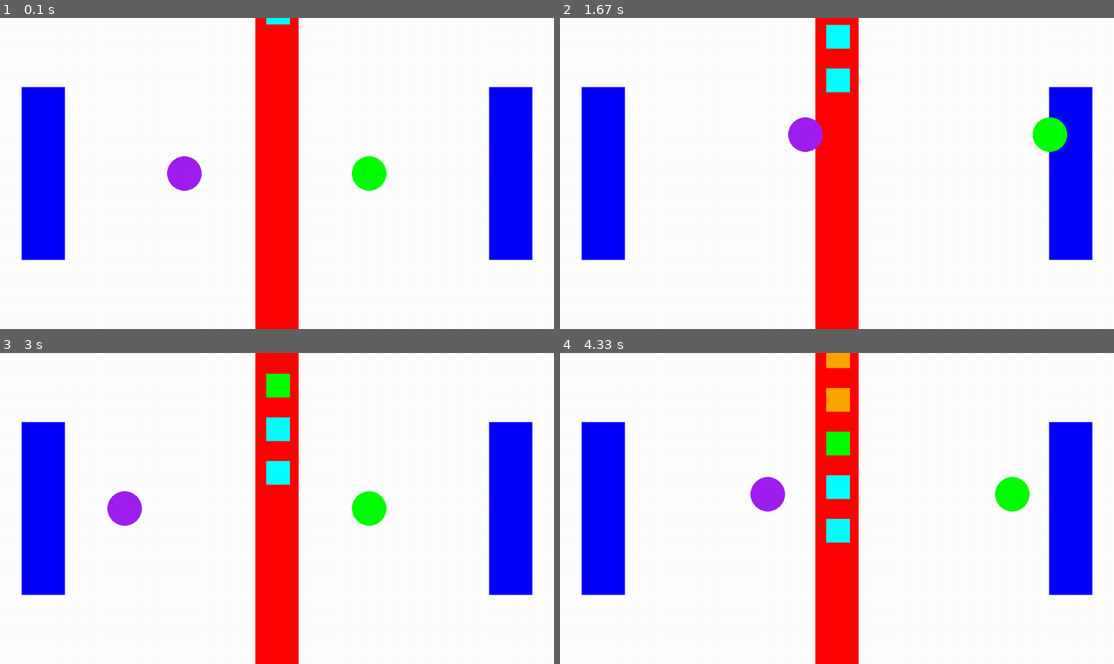
Above: before the commit, frames 1-4 (two rows, left to right).
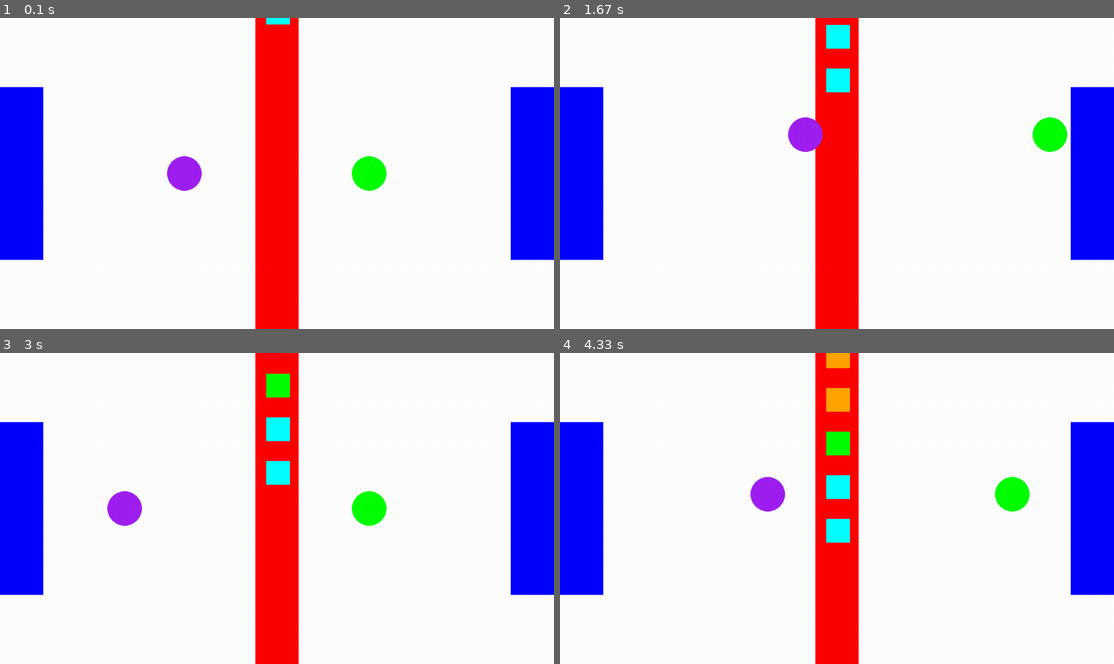
Above: after the commit, the same moments.

Repository: michlima/pygame-project
Game: pygame game, started from main.py
Same seed, same stepped clock (60 frames per second), same inputs: the game is played once before the commit and once after it.
Inputs:
- Up to frame 1 (0.1 s): no input
- Up to frame 2 (1.67 s): hold Right 0.33-0.8 s; hold Up 0.83-1.13 s; hold W 0.83-1.13 s; hold Right 1.17-1.63 s; hold D 1.17-1.63 s
- Up to frame 3 (3 s): hold Left 1.67-2.2 s; hold A 1.67-2.2 s; hold Down 2.23-2.53 s; hold S 2.23-2.53 s; hold Left 2.57-2.97 s; hold A 2.57-2.97 s
- Up to frame 4 (4.33 s): hold Up 3-3.37 s; hold W 3-3.37 s; hold Right 3.4-4.03 s; hold D 3.4-4.03 s; hold Down from 4.07 s (still down); hold S from 4.07 s (still down)

The runs differ from the first frame. In frame 1, 8.9% of the frame differs, in the area x 0-100%, y 22-78%; in frame 2, 8.6%; in frame 3, 8.9%; in frame 4, 8.9%.

Commit message:
I made tables against the frame

Diff:
--- a/main.py
+++ b/main.py
@@ -30,16 +30,6 @@
             break
     return {"newQueue": newBoxes, "boxPicked": removedBox}
 
-#create a boxendpoint on the left side of screen
-def boxendpoint_left(screen_left):
-    endpoint_left= pygame.draw.rect(screen_left, "blue", pygame.Rect(50, screen_left.get_height() / 2 - 200, 100, 400))
-    return endpoint_left
-
-#create a boxendpoint on the right side of screen
-def boxendpoint_right(screen_right):
-    endpoint_right= pygame.draw.rect(screen_right, "blue", pygame.Rect(screen_right.get_width() - 150, screen_right.get_height() / 2 - 200, 100, 400))
-    return endpoint_right
-
 def main():
     pygame.init()
     screen = pygame.display.set_mode((1280, 720))
@@ -61,8 +51,8 @@
         screen.fill("white")
         ## draw coveyer table
         drawConveyer(screen, screen.get_width() / 2 - 50,0,"red",100,screen.get_height())
-        drawConveyer(screen, screen.get_width() - 150,screen.get_height() / 2 - 200,"blue",100,400)
-        drawConveyer(screen, 50,screen.get_height() / 2 - 200,"blue",100,400)
+        drawConveyer(screen, screen.get_width() - 100,screen.get_height() / 2 - 200,"blue",100,400)
+        drawConveyer(screen, 0,screen.get_height() / 2 - 200,"blue",100,400)
 
 
 
